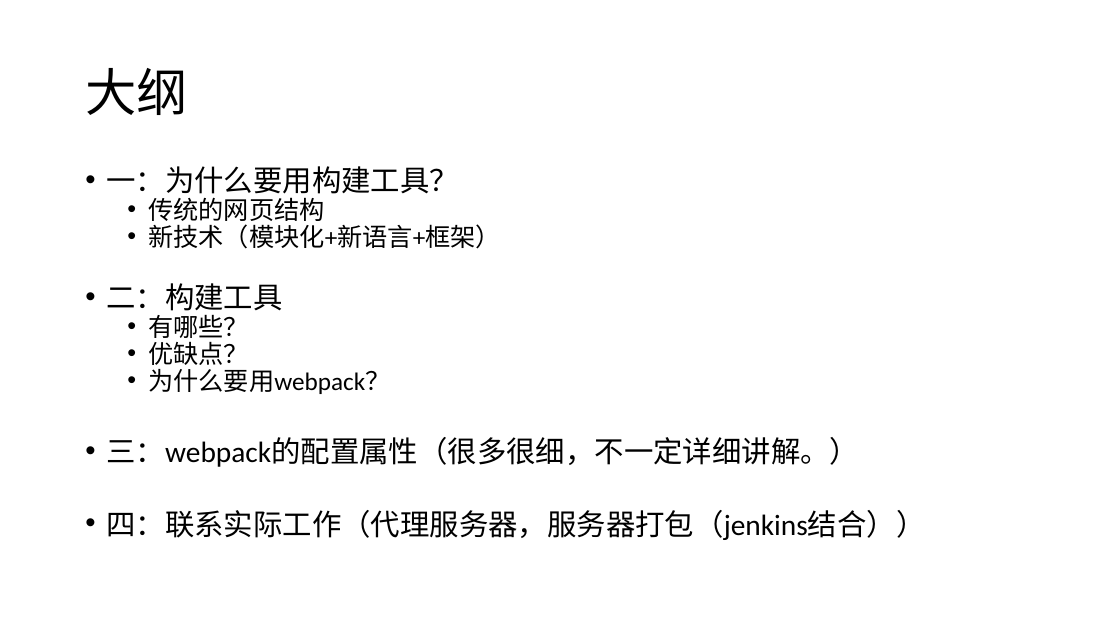
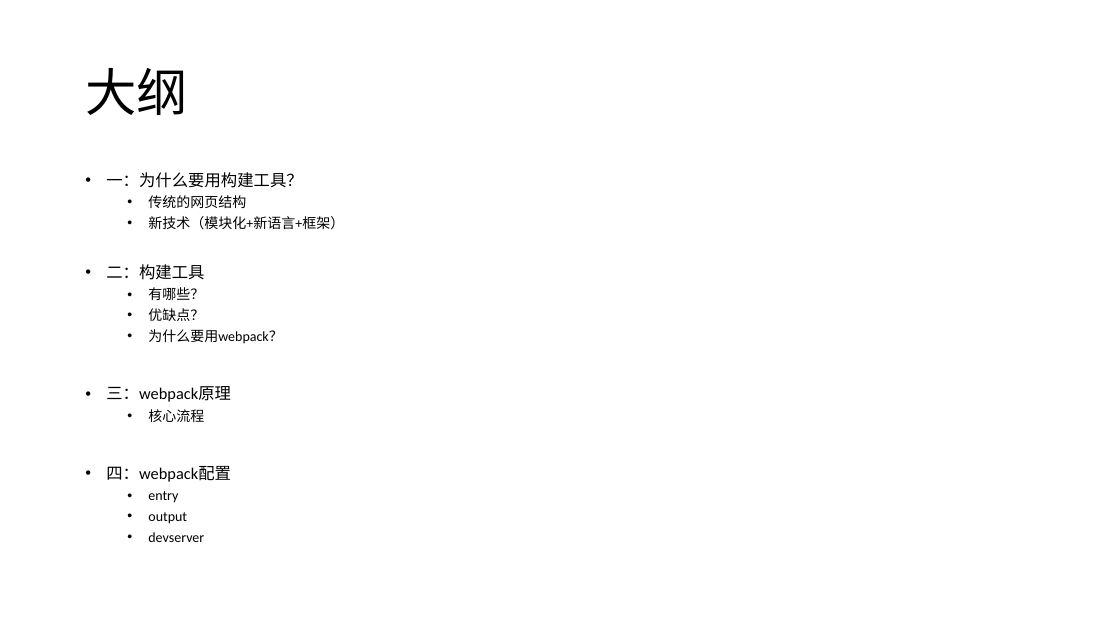
Before and after one commit to Cohen-Wang/workbench, a slide deck: slide 3 of cloud/webpack-ppt/培训 - webpack.pptx. Drawn at 1120x630 pixels with LibreOffice and Linux fonts; fonts in the diff are those of the drawing. Boxes give left, top, right and bottom in pixels: in the first picture for what was removed or moved away, otherwise in the second. Text is boxed around its words. In the diff, an @@ line names an element or a change of style, - is before the commit and + after.

```diff
--- a/cloud/webpack-ppt/培训 - webpack.pptx
+++ b/cloud/webpack-ppt/培训 - webpack.pptx
@@ text at <box>106,172,344,344</box>: size 25.2 to 14 pt in "一：为什么要用构建工具？", "二：构建工具"; size 21.6 to 12 pt in "传统的网页结构", "新技术（模块化+新语言+框架）", "有哪些？", "优缺点？" and 1 more places; line spacing 0.7 to 0.9 @@
@@ text at <box>106,386,231,542</box>: text changed; size 25.2 to 12 pt @@
-• 三：webpack的配置属性（很多很细，不一定详细讲解。）
-• 四：联系实际工作（代理服务器，服务器打包（jenkins结合））
+• 三：webpack原理
+  • 核心流程
+• 四：webpack配置
+  • entry
+  • output
+  • devserver
```
Also in this commit, not shown: 18 other slides changed, 3 slides added, 9 other files.
